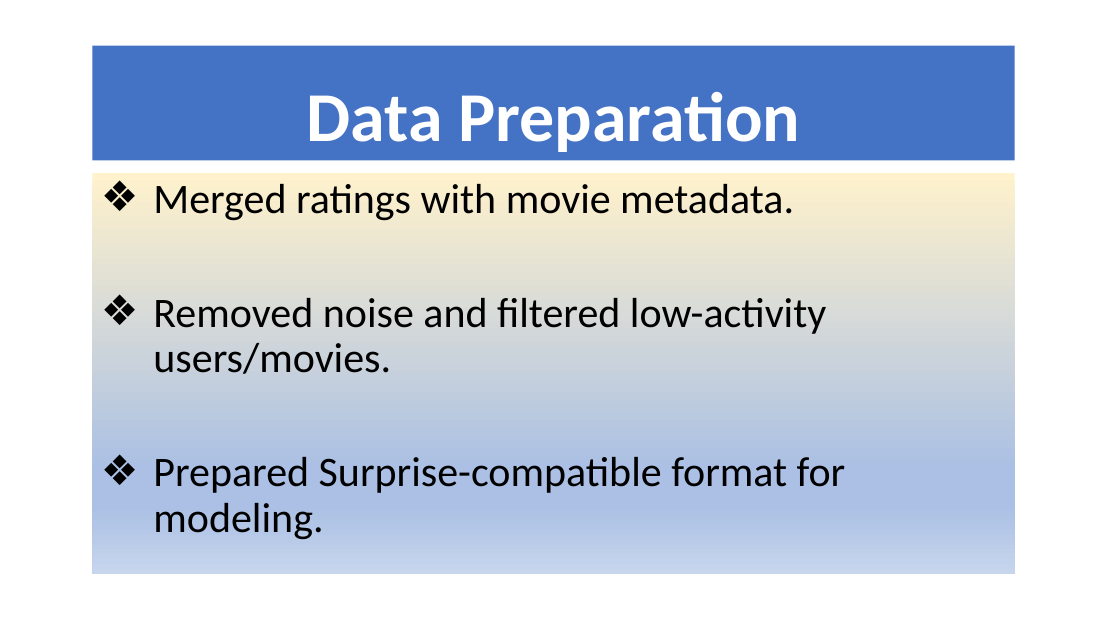
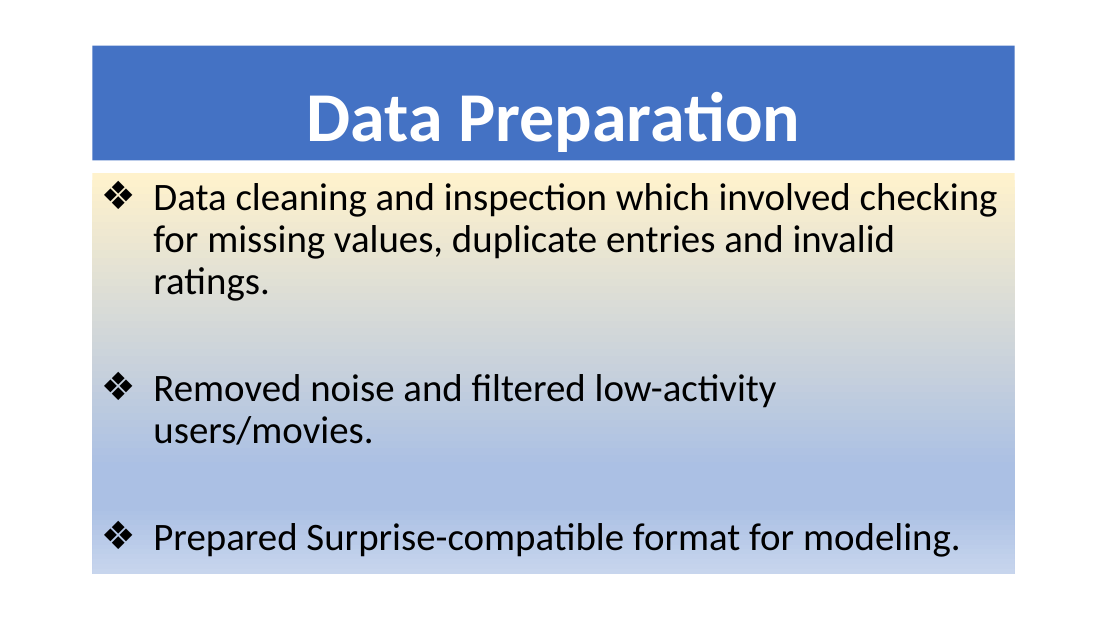
Before and after one commit to Rsumaili/Phase-4-Project, a slide deck: slide 5 of Non-Technical Presentation.pptx. Drawn at 1120x630 pixels with LibreOffice and Linux fonts; fonts in the diff are those of the drawing. Boxes give left, top, right and bottom in pixels: in the first picture for what was removed or moved away, otherwise in the second. Text is boxed around its words. In the diff, an @@ line names an element or a change of style, - is before the commit and + after.

```diff
--- a/Non-Technical Presentation.pptx
+++ b/Non-Technical Presentation.pptx
@@ subtitle at <box>153,183,998,301</box>: text changed; size 36 to 33.3 pt @@
-❖ Merged ratings with movie metadata.
+❖ Data cleaning and inspection which involved checking for missing values, duplicate entries and invalid ratings.
@@ subtitle at <box>153,374,961,557</box>: size 36 to 33.3 pt in "Removed noise and filtered low-activity users/movies.", "Prepared Surprise-compatible format for modeling." @@
```
Also in this commit, not shown: 4 other slides changed, 3 slides added, 1 other file.
